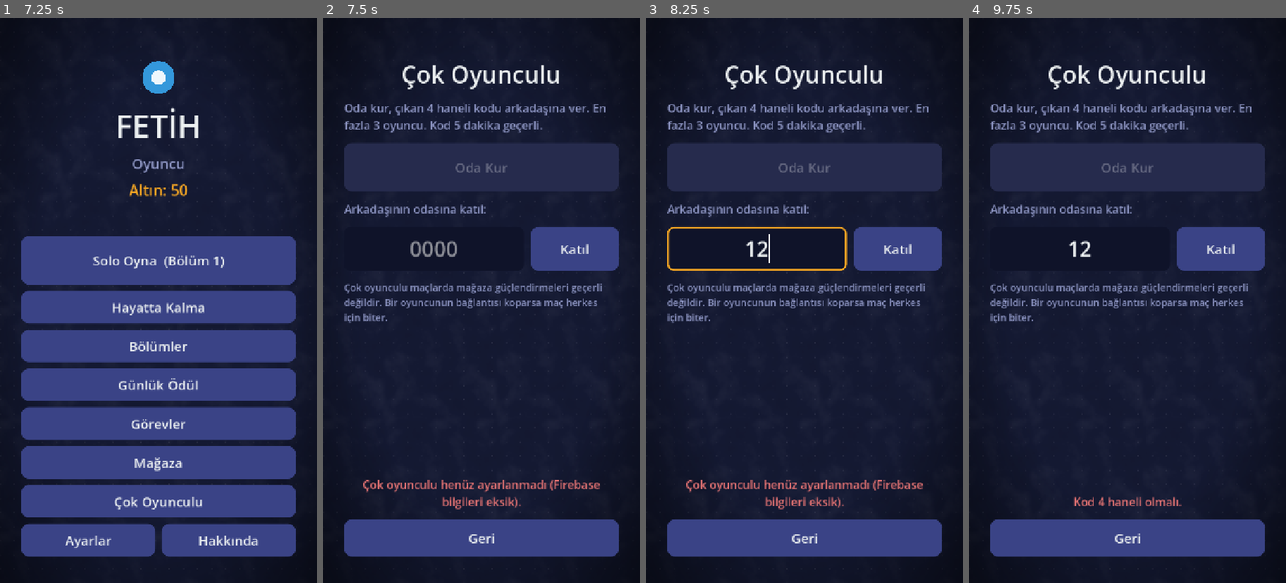
Above: before the commit, frames 1-4 (left to right).
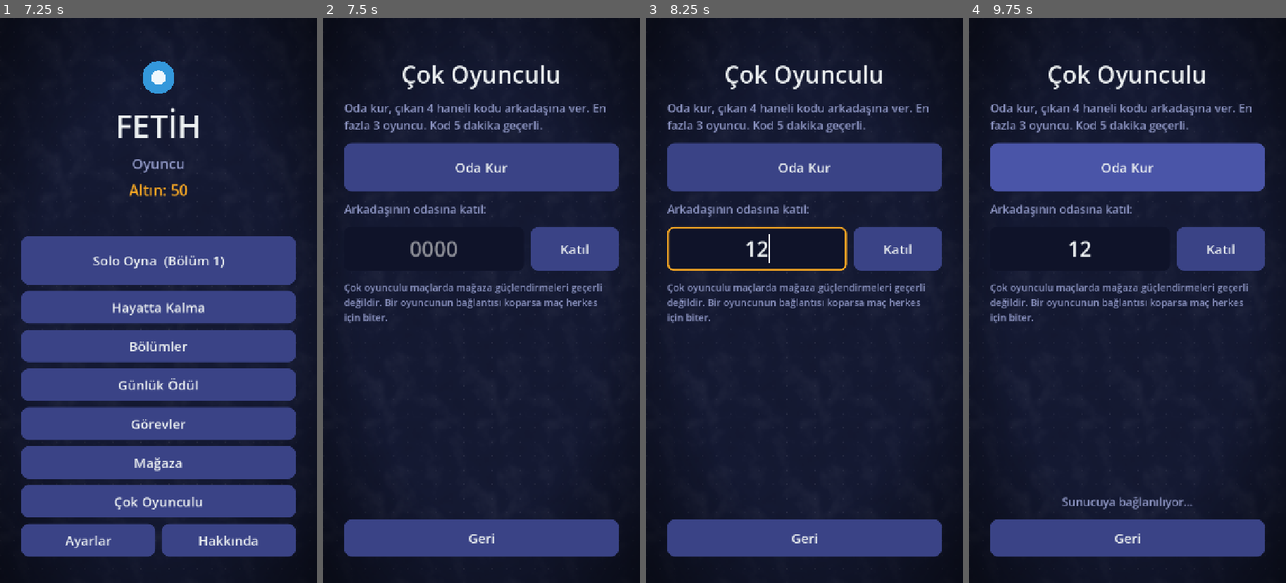
Above: after the commit, the same moments.

Repository: ozguryilmazz/fetih
Game: Godot game, scene res://scenes/main_menu.tscn
The game is run twice, just before and just after one commit, with the same random seed, the same clock (stepped at 60 frames per second) and the same inputs.
Inputs (mouse positions are in pixels of both pictures, inside the frame that each line leads up to):
- Up to frame 1 (7.25 s): click "Solo Oyna (Bölüm 1)" at 0.5 s; click "Solo Oyna (Bölüm 1)" at 1.25 s; click "Hayatta Kalma" at 2 s; click "Bölümler" at 2.75 s; click "Günlük Ödül (hazır!)" at 3.5 s; click "Günlük Ödül" at 4.25 s; click "Görevler" at 5 s; click "Mağaza" at 5.75 s; click "Geri" at 6.5 s
- Up to frame 2 (7.5 s): click "Çok Oyunculu" at 7.25 s
- Up to frame 3 (8.25 s): click (756, 249) at 8.02 s; type "12" at 8.1 s
- Up to frame 4 (9.75 s): click "Katıl" at 8.75 s; click (1127, 164) at 9.5 s, where only the run after the commit has a clickable "Oda Kur"

Frame 1 is identical in both runs. In frame 2, 8.3% of the frame differs, in the area x 6-94%, y 22-87%; in frame 3, 8.3%; in frame 4, 8.0%.

Commit message:
Firebase bağlantı bilgileri eklendi (ZoZo projesi); token yenileme form verisiyle
Co-Authored-By: Claude Opus 5.5 <noreply@anthropic.com>
Claude-Session: https://claude.ai/code/session_01PDFkMRF2cSLwc3rh22PH9W

Diff:
--- a/scripts/net/firebase.gd
+++ b/scripts/net/firebase.gd
@@ -76,8 +76,10 @@
 	_signing_in = true
 	var ch := HttpChannel.new(NetConfig.token_url())
 	_auth_refresh_channel = ch
-	var body := JSON.stringify({"grant_type": "refresh_token", "refresh_token": _refresh_token})
-	ch.request(HTTPClient.METHOD_POST, "/v1/token?key=%s" % NetConfig.api_key(), body, [], "", func(r):
+	# Google'ın belgelediği biçim: form verisi.
+	var body := "grant_type=refresh_token&refresh_token=" + _refresh_token.uri_encode()
+	ch.request(HTTPClient.METHOD_POST, "/v1/token?key=%s" % NetConfig.api_key(), body,
+			["Content-Type: application/x-www-form-urlencoded"], "", func(r):
 		_signing_in = false
 		var d: Variant = JSON.parse_string(r["text"]) if r["text"] != "" else null
 		if r["code"] != 200 or not (d is Dictionary):
--- a/scripts/net/http_channel.gd
+++ b/scripts/net/http_channel.gd
@@ -80,7 +80,12 @@
 		_connecting = false
 		_current = _queue.pop_front()
 		var hdrs := PackedStringArray(_current["headers"])
-		hdrs.append("Content-Type: application/json")
+		var has_ct := false
+		for h in hdrs:
+			if h.to_lower().begins_with("content-type"):
+				has_ct = true
+		if not has_ct:
+			hdrs.append("Content-Type: application/json")
 		var err := _client.request(_current["method"], _current["path"], hdrs, _current["body"])
 		if err != OK:
 			_finish(0, "")
--- a/scripts/net/net_config.gd
+++ b/scripts/net/net_config.gd
@@ -5,8 +5,8 @@
 ##  - API_KEY: Proje ayarları -> Genel -> Web API anahtarı
 ## Bu ikisi gizli değildir; asıl koruma database.rules.json kurallarıdır.
 
-const DB_URL := ""
-const API_KEY := ""
+const DB_URL := "https://zozo-c097b-default-rtdb.europe-west1.firebasedatabase.app"
+const API_KEY := "AIzaSyA-Ya4fp5q2P5vGqPQyJW1yC21iWkUTYts"
 
 const AUTH_URL := "https://identitytoolkit.googleapis.com"
 const TOKEN_URL := "https://securetoken.googleapis.com"
Not shown, changed: tools/fake_firebase/server.py
